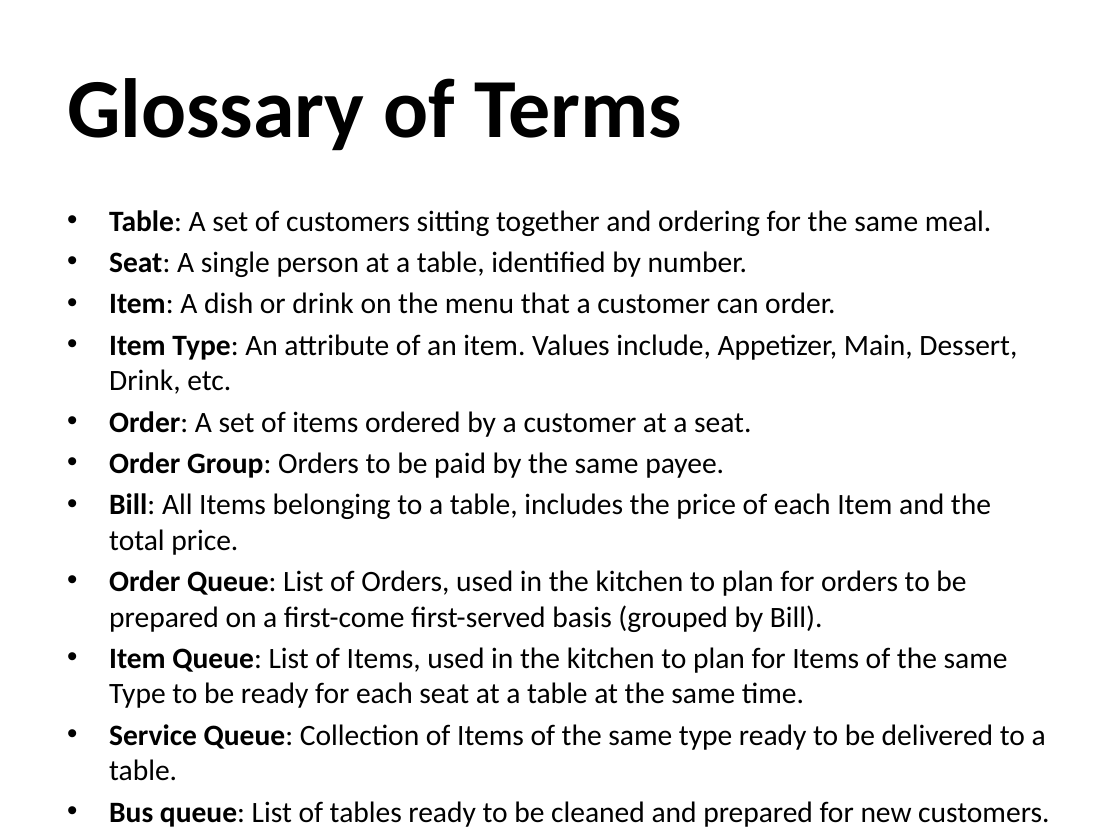
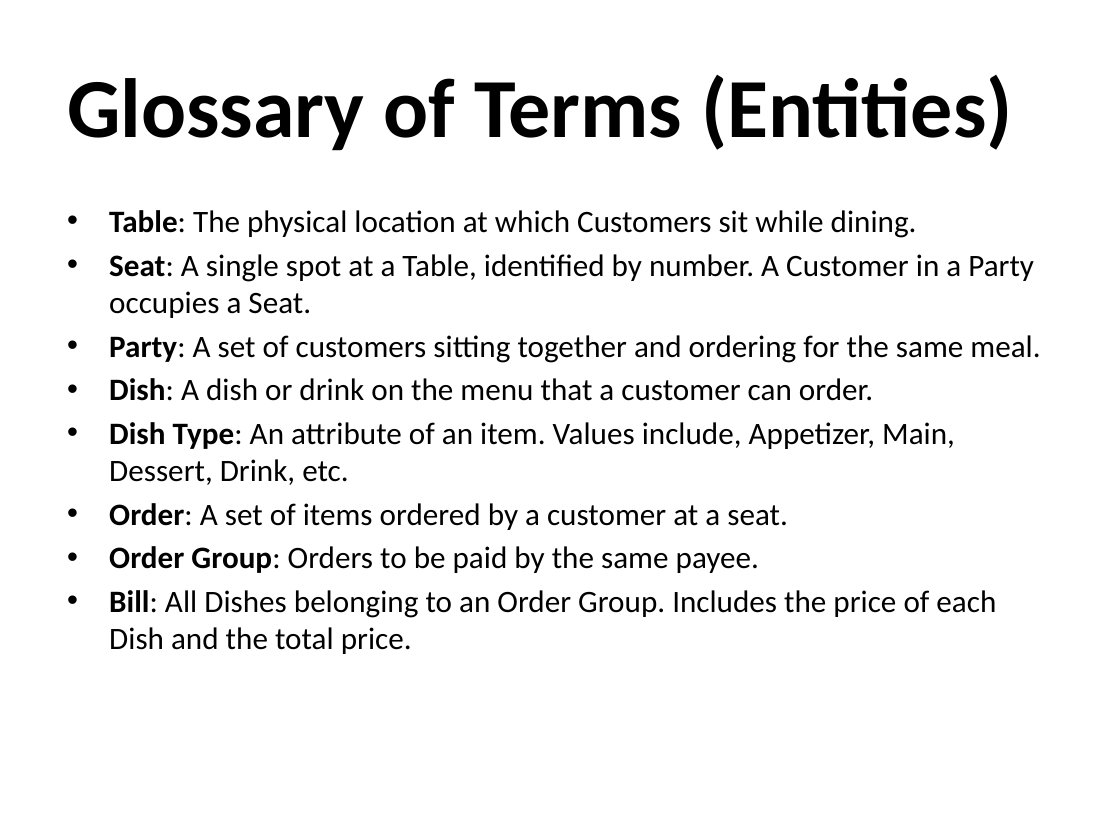
Before and after one commit to osmihi/Capstone, a slide deck: slide 25 of Project Documents/Group3_Presentation1_Capstone.pptx (slide 27 before the commit). Drawn at 1120x840 pixels with LibreOffice and Linux fonts; fonts in the diff are those of the drawing; background and template pictures are left out. Boxes give left, top, right and bottom in pixels: in the first picture for what was removed or moved away, otherwise in the second. Text is boxed around its words. In the diff, an @@ line names an element or a change of style, - is before the commit and + after.

```diff
--- a/Project Documents/Group3_Presentation1_Capstone.pptx
+++ b/Project Documents/Group3_Presentation1_Capstone.pptx
@@ title at bbox=[67, 75, 1012, 151]: text changed @@
-Glossary of Terms
+Glossary of Terms (Entities)
@@ text at bbox=[109, 210, 1040, 485]: text changed; size 19 to 20 pt @@
-• Table: A set of customers sitting together and ordering for the same meal.
-• Seat: A single person at a table, identified by number.
-• Item: A dish or drink on the menu that a customer can order.
-• Item Type: An attribute of an item. Values include, Appetizer, Main, Dessert, Drink, etc.
+• Table: The physical location at which Customers sit while dining.
+• Seat: A single spot at a Table, identified by number. A Customer in a Party occupies a Seat.
+• Party: A set of customers sitting together and ordering for the same meal.
+• Dish: A dish or drink on the menu that a customer can order.
+• Dish Type: An attribute of an item. Values include, Appetizer, Main, Dessert, Drink, etc.
@@ text at bbox=[109, 503, 788, 573]: size 19 to 20 pt in "Order: A set of items ordered by ...", "Order Group: Orders to be paid by ..." @@
@@ text at bbox=[109, 590, 996, 654]: text changed; size 19 to 20 pt @@
-• Bill: All Items belonging to a table, includes the price of each Item and the total price.
-• Order Queue: List of Orders, used in the kitchen to plan for orders to be prepared on a first-come first-served basis (grouped by Bill).
-• Item Queue: List of Items, used in the kitchen to plan for Items of the same Type to be ready for each seat at a table at the same time.
-• Service Queue: Collection of Items of the same type ready to be delivered to a table.
-• Bus queue: List of tables ready to be cleaned and prepared for new customers.
-• Table status: Attribute of Tables determining next action that can be taken. Values include: occupied, bus-queue, available.
+• Bill: All Dishes belonging to an Order Group. Includes the price of each Dish and the total price.
```
Also in this commit, not shown: 2 other slides changed, 1 slide added, 1 other file.
